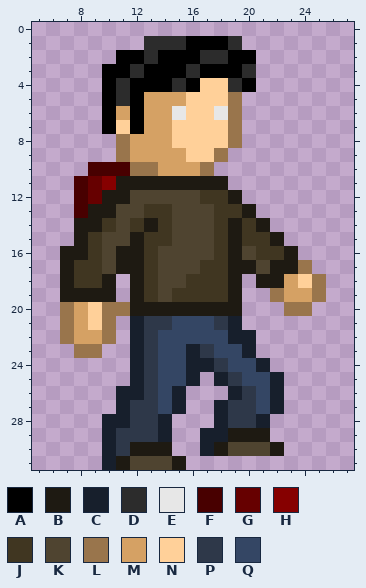
Pixel-art sprite -- SomethingsWrong/SomethingsWrong/assets/characters/main/character_walk1.png. That is the earlier state.
The file is 32x32 pixels. Shown: x 5..27, y 0..31.
Palette (. is transparent): A #000000  B #1e1a12  C #171f2c  D #2c2c2c  E #e7e7e7  F #480000  G #660000  H #860000  J #403621  K #4f4430  L #99754c  M #d5a164  N #ffd099  P #2e3849  Q #344664
Pixels before, first column x 7:
 1 ......DDDAAAD......
 2 ....AADAAADDAA.....
 3 ...AADAAADAAAD.....
 4 ...ADAAADANNDA.....
 5 ...ADAMMMNNNL......
 6 ...AMAMMENNEL......
 7 ...ANAMMNNNNL......
 8 ....LMMMNNNNL......
 9 ....LMMMMNNL.......
10 ..FFFLLMMML........
11 .FGHBBBBBBBB.......
12 .FGBBKKKKKJJB......
13 .FBBKKJJKKKJJB.....
14 .BBJKJBJKKKJBJB....
15 .BJKKBJJKKKJBJJB...
16 BBJKBBJKKKKJBKJJB..
17 BJJKBBJKKKJJBBKBBL.
18 BJJB.BJKKJJJB.BBMNL
19 BBBB.BJKJJJJB..LMML
20 LMNLLBBBBBBBB...LL.
21 LMNL.CPPQQQPC......
22 LMML.CPQQQQQCC.....
23 .LL..CPQQCPQQC.....
24 .....CPQQCCPQQC....
25 .....CPQQC.CPQQC...
26 ....CCPQC...CPQC...
27 ....CPPQC..CPPQC...
28 ...CCPPC...CPPC....
29 ...CPPPC..CCBBB....
30 ...CPBBB..CBKKKB...
31 ...CBKKKB..........
The result:
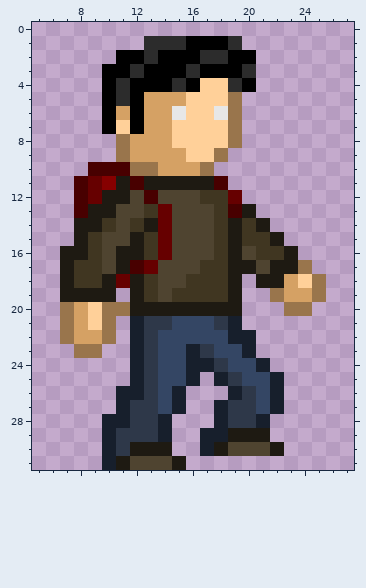
The exact change:
Colour B gives way to colour F in row 11 at x 12 and 18; in row 17 at x 12.
Colour J gives way to colour F in row 13 at x 19.
Colour K gives way to colour F in row 12 at x 13.
The edit adds colour G in row 18 at x 11.
Colour B gives way to colour G in row 12 at x 19.
Colour J gives way to colour G in rows 13 to 15 at x 14; in row 17 at x 13.
Colour K gives way to colour G in row 16 at x 14.
